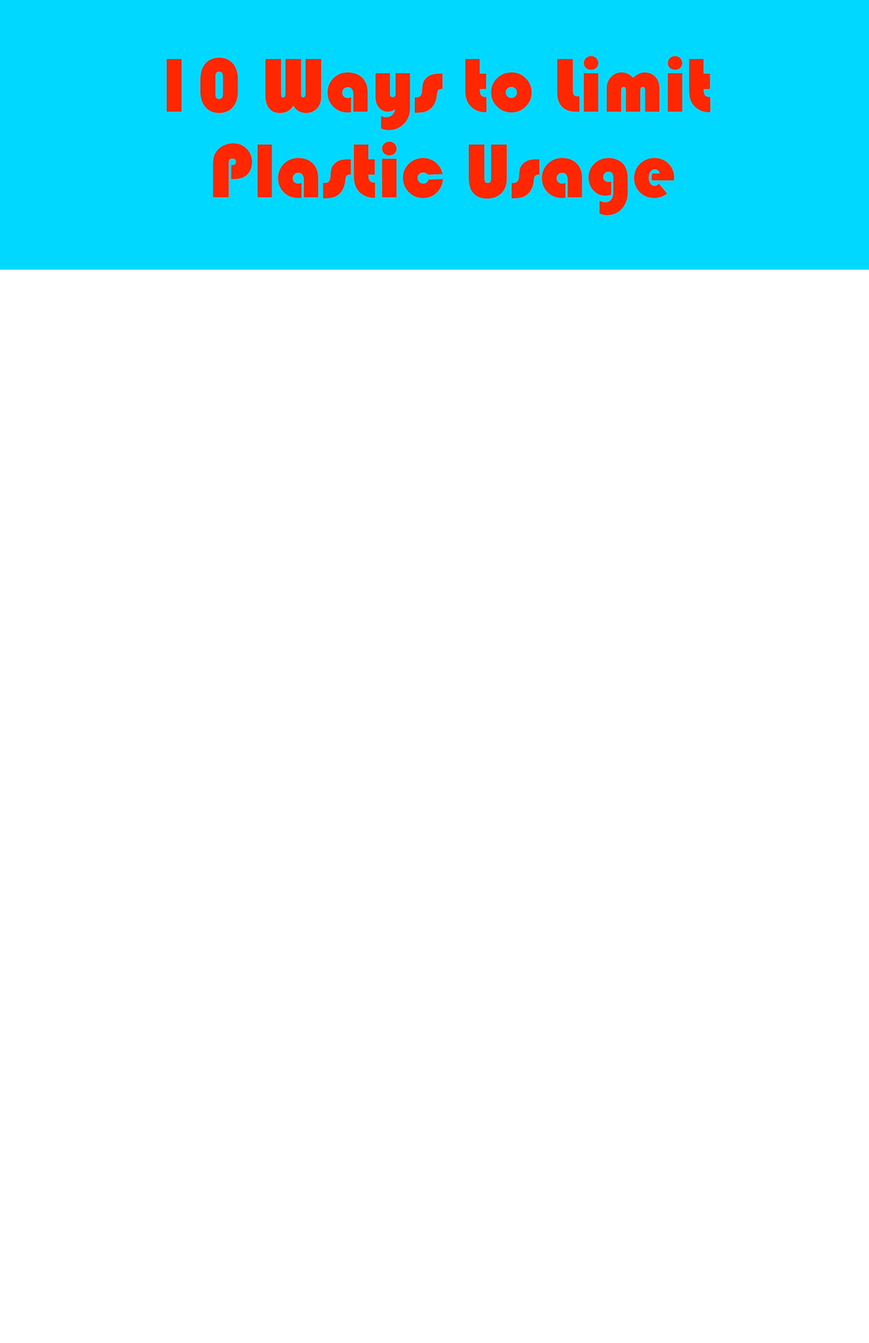
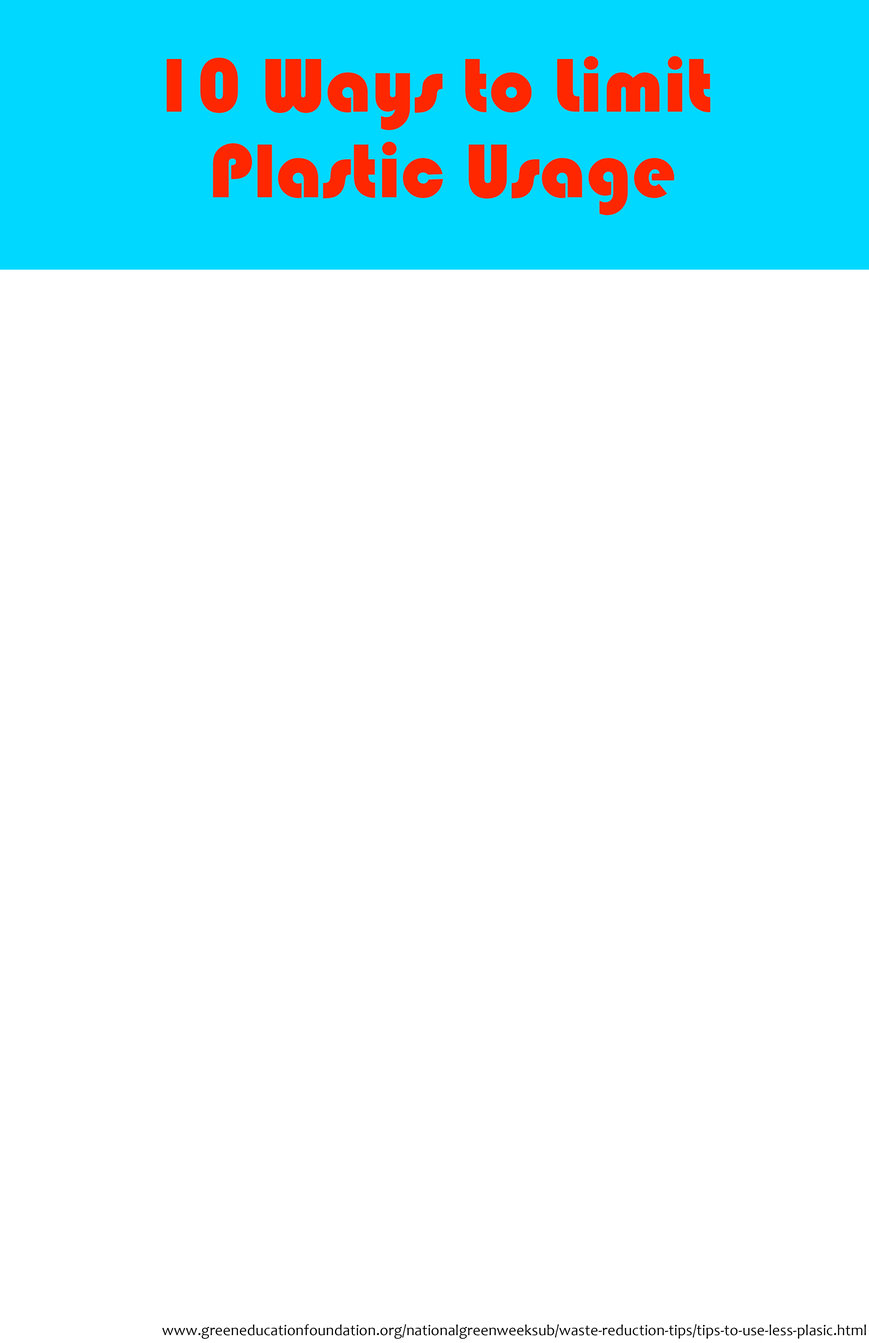
Layered file, before and after one edit (869 x 1343). Changes by layer:
added layer "Citation" above "Title BG" over left=162, top=1324, right=867, bottom=1340
